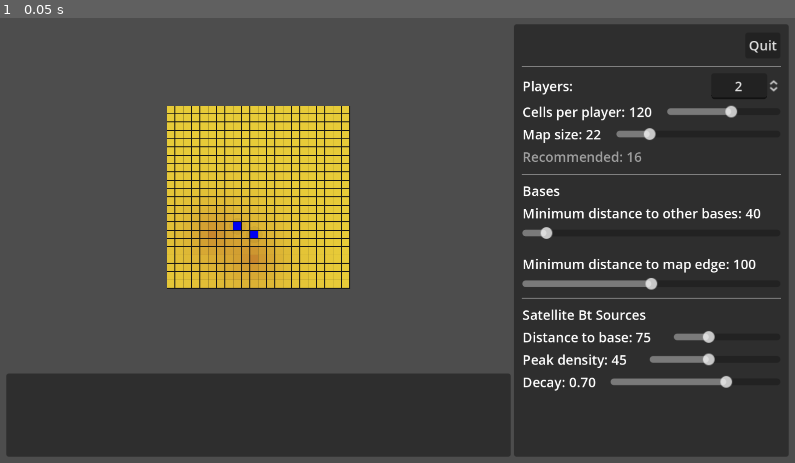
Above: before the commit, frame 1.
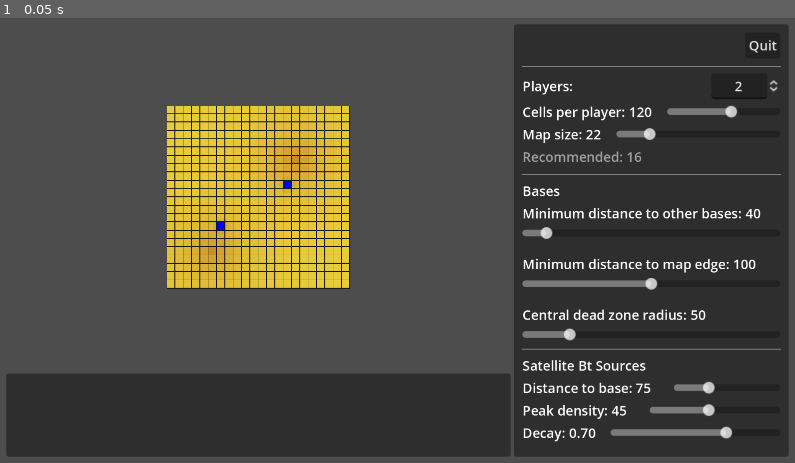
Above: after the commit, the same moment.

Repository: wadcom/kisarra-mapgen
Game: Godot game, scene res://main.tscn
Two runs of this game, one before a commit and one after it. Both use one fixed random seed, a clock stepped at 60 frames per second and the inputs below.
Inputs:
- Up to frame 1 (0.05 s): no input

The runs differ from the first frame. In frame 1, 3.1% of the frame differs, in the area x 26-99%, y 27-96%.

Commit message:
Add central dead zone for bases placement

Diff:
--- a/bases_settings.gd
+++ b/bases_settings.gd
@@ -9,6 +9,13 @@
 func set_params(params):
 	_params = params
 	_update_controls()
+
+
+func _on_central_dead_zone_radius_slider_value_changed(value):
+	_params.central_dead_zone_radius = int(value)
+
+	_update_controls()
+	parameters_changed.emit(_params)
 
 
 func _on_distance_to_other_bases_slider_value_changed(value):
@@ -26,6 +33,9 @@
 
 
 func _update_controls():
+	%CentralDeadZoneRadiusLabel.text = str(_params.central_dead_zone_radius)
+	%CentralDeadZoneRadiusSlider.value = _params.central_dead_zone_radius
+
 	%DistanceToMapEdgeLabel.text = str(_params.min_dist_to_map_edge)
 	%DistanceToMapEdgeSlider.value = _params.min_dist_to_map_edge
 
--- a/bases_settings.tscn
+++ b/bases_settings.tscn
@@ -59,6 +59,32 @@
 max_value = 200.0
 step = 5.0
 
+[node name="Control2" type="Control" parent="."]
+custom_minimum_size = Vector2(2.08165e-12, 10)
+layout_mode = 2
+
+[node name="CentralDeadZoneRadiusControls" type="VBoxContainer" parent="."]
+layout_mode = 2
+
+[node name="HBoxContainer" type="HBoxContainer" parent="CentralDeadZoneRadiusControls"]
+layout_mode = 2
+
+[node name="Label" type="Label" parent="CentralDeadZoneRadiusControls/HBoxContainer"]
+layout_mode = 2
+text = "Central dead zone radius:"
+
+[node name="CentralDeadZoneRadiusLabel" type="Label" parent="CentralDeadZoneRadiusControls/HBoxContainer"]
+unique_name_in_owner = true
+custom_minimum_size = Vector2(28, 2.08165e-12)
+layout_mode = 2
+
+[node name="CentralDeadZoneRadiusSlider" type="HSlider" parent="CentralDeadZoneRadiusControls"]
+unique_name_in_owner = true
+layout_mode = 2
+max_value = 300.0
+step = 5.0
+
 [connection signal="value_changed" from="DistanceToOtherBasesSlider" to="." method="_on_distance_to_other_bases_slider_value_changed"]
 [connection signal="value_changed" from="DistanceToOtherBasesSlider" to="." method="_on_base_distance_to_other_bases_value_changed"]
 [connection signal="value_changed" from="DistanceToMapEdge/DistanceToMapEdgeSlider" to="." method="_on_distance_to_map_edge_slider_value_changed"]
+[connection signal="value_changed" from="CentralDeadZoneRadiusControls/CentralDeadZoneRadiusSlider" to="." method="_on_central_dead_zone_radius_slider_value_changed"]
--- a/map_area.gd
+++ b/map_area.gd
@@ -111,10 +111,16 @@
 
 
 func _pick_base_positions(params):
+	var map_center = Vector2.ONE * params.map_size / 2.0
+
 	var available = []
 	for x in params.map_size:
 		for y in params.map_size:
 			var p = Vector2(x + 0.5, y + 0.5)
+
+			var d = p.distance_to(map_center) * _globals.CELL_SIDE_KMS
+			if d < params.base_placement.central_dead_zone_radius:
+				continue
 
 			var off_edge = [
 				Vector2(p.x, -0.5),
@@ -125,7 +131,7 @@
 
 			var is_too_close = off_edge.any(
 				func(off_edge_pos):
-					var d = p.distance_to(off_edge_pos) * _globals.CELL_SIDE_KMS
+					d = p.distance_to(off_edge_pos) * _globals.CELL_SIDE_KMS
 					return d < params.base_placement.min_dist_to_map_edge
 			)
 
--- a/side_panel.gd
+++ b/side_panel.gd
@@ -4,7 +4,9 @@
 
 var _params = {
 	base_placement = {
-		min_dist_to_map_edge = 100, min_dist_to_other_bases = 40,
+		central_dead_zone_radius = 50,
+		min_dist_to_map_edge = 100,
+		min_dist_to_other_bases = 40,
 	},
 	cells_per_player = 120,
 	map_size = 22,
